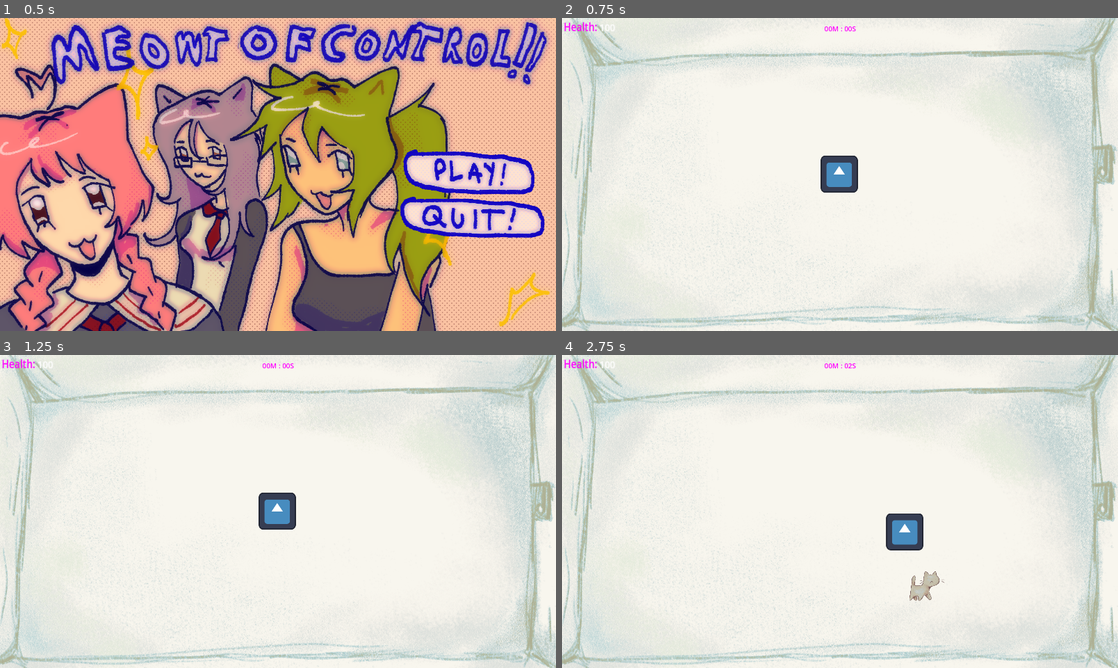
Above: before the commit, frames 1-4 (two rows, left to right).
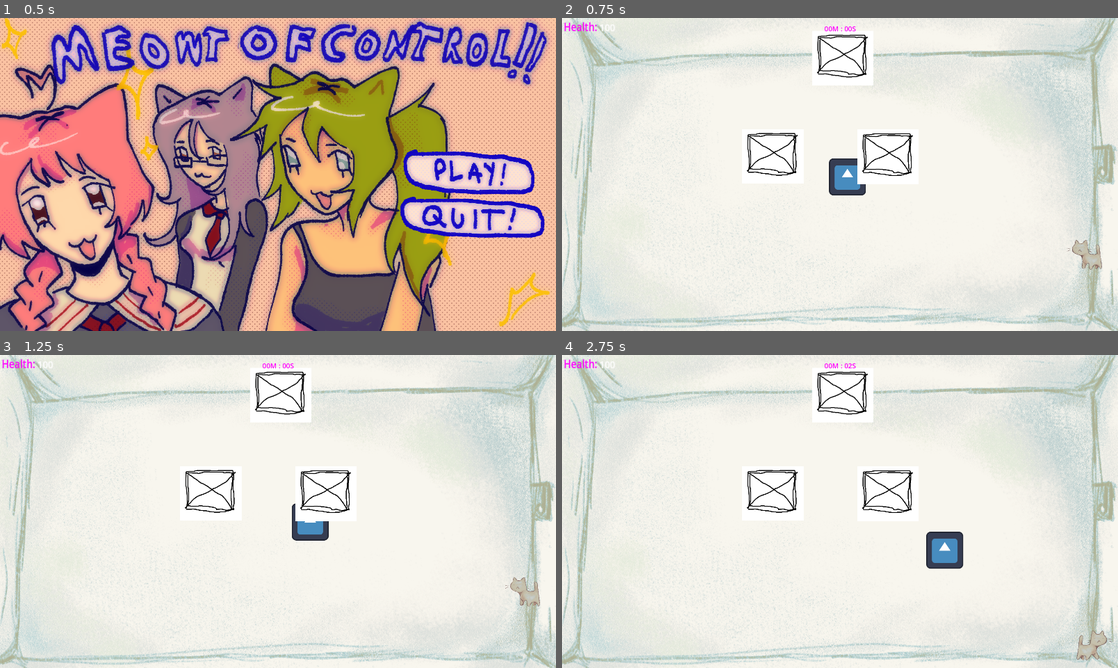
Above: after the commit, the same moments.

Repository: RobertKadak/GameCamp-2024
Game: Godot game, scene res://Menu folder/menu.tscn
Same seed, same stepped clock (60 frames per second), same inputs: the game is played once before the commit and once after it. The engine's default icon, where the game draws it, is replaced by a stand-in: a white triangle on a blue panel in a dark square.
Inputs (mouse positions are in pixels of both pictures, inside the frame that each line leads up to):
- Up to frame 1 (0.5 s): no input
- Up to frame 2 (0.75 s): click "Play" at 0.5 s
- Up to frame 3 (1.25 s): no input
- Up to frame 4 (2.75 s): move the mouse to (962, 495) at 1.27 s; hold D (move_right) 1.28-2.03 s; click (962, 495) at 1.35 s; move the mouse to (728, 527) at 2.02 s; hold S (move_down) from 2.03 s (still down); right-click (728, 527) at 2.1 s

Frame 1 is identical in both runs. In frame 2, 2.2% of the frame differs, in the area x 33-98%, y 5-81%; in frame 3, 2.7%; in frame 4, 3.4%, in the area x 33-99%, y 5-98%.

Commit message:
Added dynamic boxes

Diff:
--- a/scenes/levels/level_1.gd
+++ b/scenes/levels/level_1.gd
@@ -3,9 +3,16 @@
 var elapsedTime : int
 var diffInd : int
 
+@export var box_region_start: Node2D
+@export var box_region_end: Node2D
+@export var box_region_start2: Node2D
+@export var box_region_end2: Node2D
+@onready var box1 = preload("res://scenes/object.tscn")
+
 # Called when the node enters the scene tree for the first time.
 func _ready() -> void:
-	pass
+	generate_objects(box_region_start, box_region_end, box1)
+	generate_objects(box_region_start2, box_region_end2, box1)
 
 # Called every frame. 'delta' is the elapsed time since the previous frame.
 func _process(delta: float) -> void:
@@ -14,3 +21,16 @@
 func is_level_clear():
 	var enemies = get_tree().get_nodes_in_group("Enemy")
 	return len(enemies) == 0
+
+func generate_objects(region_start_node: Node2D, region_end_node: Node2D,
+		object_resource: Resource, count=1):
+	while count != 0:
+		var x = randi_range(region_start_node.position.x, region_end_node.position.x)
+		var y = randi_range(region_start_node.position.y, region_end_node.position.y)
+
+		var object = object_resource.instantiate()
+		object.position = Vector2(x, y)
+		add_child(object)
+
+		# Might add some constriction checks
+		count -= 1
--- a/scenes/levels/level_1.tscn
+++ b/scenes/levels/level_1.tscn
@@ -7,6 +7,7 @@
 [ext_resource type="PackedScene" path="res://scenes/levels/stop_watch.tscn" id="3_hvndn"]
 [ext_resource type="Texture2D" uid="uid://c00224xebfjt7" path="res://assets/fuckass_room.png" id="3_xcyde"]
 [ext_resource type="PackedScene" uid="uid://dcybrwwl41s8p" path="res://scenes/next_level.tscn" id="7_tcj8h"]
+[ext_resource type="PackedScene" path="res://scenes/object.tscn" id="8_xilvg"]
 
 [sub_resource type="NavigationPolygon" id="NavigationPolygon_d840p"]
 vertices = PackedVector2Array(928, 516.75, -934, 516.75, -934, -511.75, 928, -511.75)
@@ -18,8 +19,12 @@
 
 [sub_resource type="RectangleShape2D" id="RectangleShape2D_hh3uy"]
 
-[node name="level1" type="Node2D"]
+[node name="level1" type="Node2D" node_paths=PackedStringArray("box_region_start", "box_region_end", "box_region_start2", "box_region_end2")]
 script = ExtResource("1_1j3sy")
+box_region_start = NodePath("BoxStart")
+box_region_end = NodePath("BoxEnd")
+box_region_start2 = NodePath("BoxStart2")
+box_region_end2 = NodePath("BoxEnd2")
 
 [node name="StopWatch" parent="." groups=["StopWatch"] instance=ExtResource("3_hvndn")]
 
@@ -59,6 +64,7 @@
 shape = SubResource("RectangleShape2D_hh3uy")
 
 [node name="Player" parent="." groups=["Player"] instance=ExtResource("1_nkpfc")]
+position = Vector2(845, 273)
 
 [node name="enemy" parent="." node_paths=PackedStringArray("target_to_chase") instance=ExtResource("2_7dsv0")]
 target_to_chase = NodePath("../Player")
@@ -69,3 +75,18 @@
 
 [node name="nextLevel" parent="." instance=ExtResource("7_tcj8h")]
 position = Vector2(895, -33)
+
+[node name="Object" parent="." instance=ExtResource("8_xilvg")]
+position = Vector2(10, -401)
+
+[node name="BoxStart" type="Node2D" parent="."]
+position = Vector2(-670, -248)
+
+[node name="BoxEnd" type="Node2D" parent="."]
+position = Vector2(-111, 246)
+
+[node name="BoxStart2" type="Node2D" parent="."]
+position = Vector2(109, -248)
+
+[node name="BoxEnd2" type="Node2D" parent="."]
+position = Vector2(658, 246)
Not shown: 1 places in scenes/levels/level_1.tscn that only renumber resources
